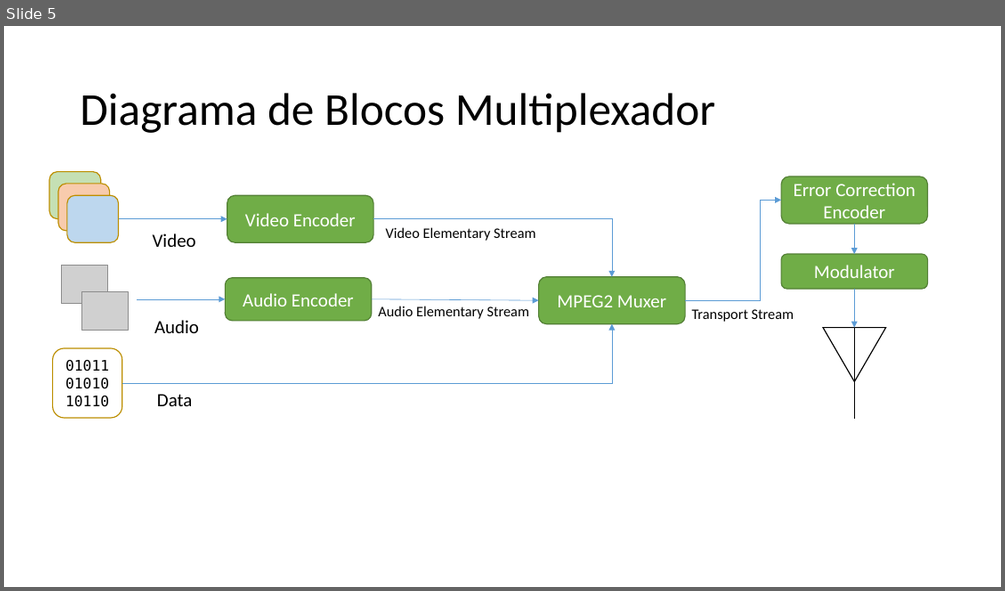
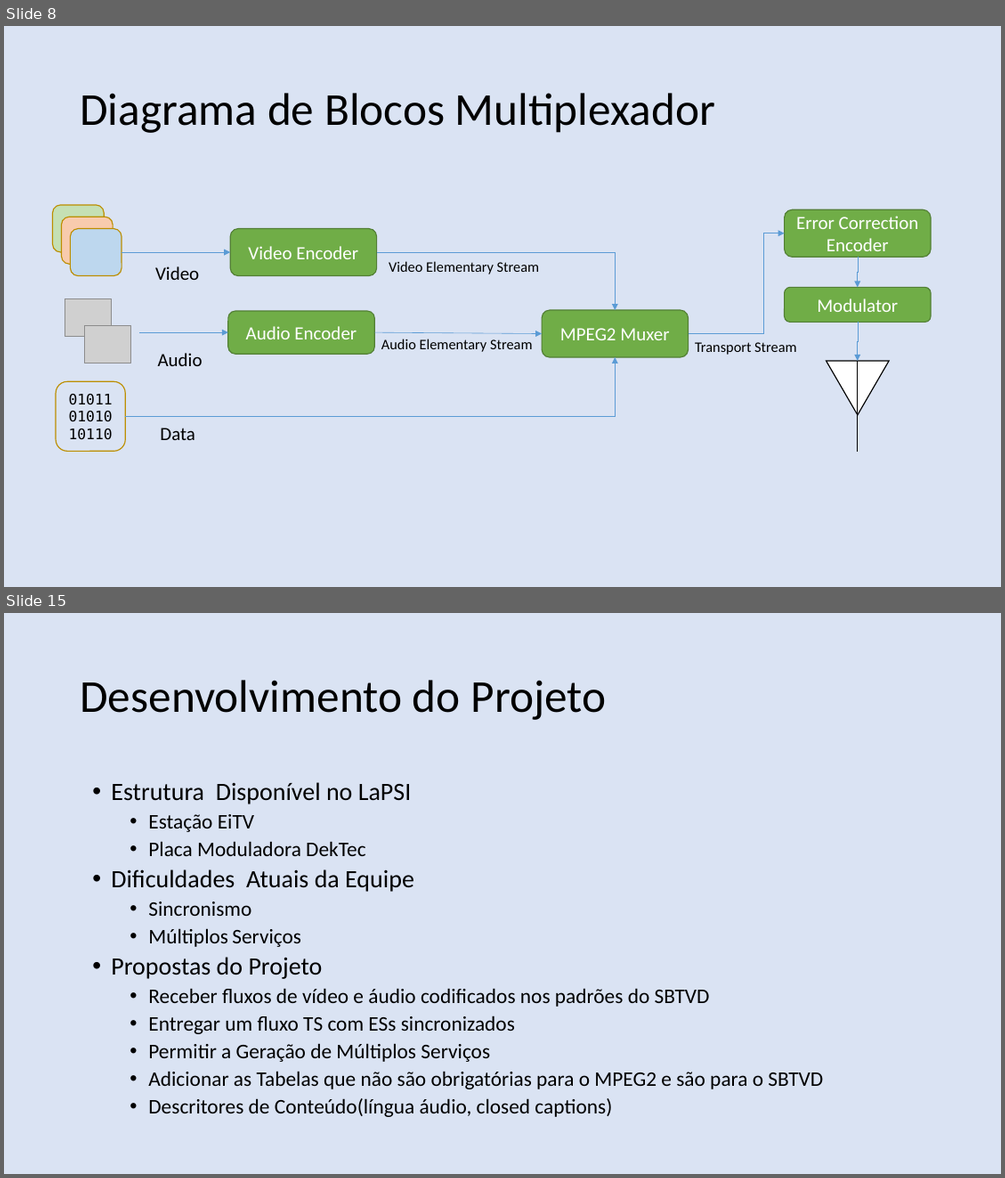
Before and after one commit to nasall2/TCC, a slide deck: relatorio/abntex2-modelos-1.9.2/figuras/apresentacao.pptx. Shown one above the other, each under a label of ours: slide 5 before the commit, slides 8 and 15 after it; the slides between them are not shown. The pictures are 1005x591 and 1005x1178 pixels, drawn with LibreOffice and Linux fonts; fonts in the diff are those of the drawing; grey boxes stand for pictures. Boxes give left, top, right and bottom in pixels: in the first picture for what was removed or moved away, otherwise in the second. Text is boxed around its words. In the diff, an @@ line names an element or a change of style, - is before the commit and + after.

```diff
--- a/relatorio/abntex2-modelos-1.9.2/figuras/apresentacao.pptx
+++ b/relatorio/abntex2-modelos-1.9.2/figuras/apresentacao.pptx
@@ slide 15 added at (4,613,1001,1174), background #DAE3F3 @@
@@ text added at (80,680,607,720), 44 pt, text #000000 @@
+Desenvolvimento do Projeto
@@ text added at (111,782,823,1117), 20 pt, text #000000 @@
+• Estrutura Disponível no LaPSI
+  • Estação EiTV
+  • Placa Moduladora DekTec
+• Dificuldades Atuais da Equipe
+  • Sincronismo
+  • Múltiplos Serviços
+• Propostas do Projeto
+  • Receber fluxos de vídeo e áudio codificados nos padrões do SBTVD
+  • Entregar um fluxo TS com ESs sincronizados
+  • Permitir a Geração de Múltiplos Serviços
+  • Adicionar as Tabelas que não são obrigatórias para o MPEG2 e são para o SBTVD
+  • Descritores de Conteúdo(língua áudio, closed captions)
@@ what was slide 5 is now slide 8 @@
@@ slide 8 changed as well @@
@@ background #FFFFFF to #DAE3F3 @@
@@ 4 rounded rectangles, 3 texts, 3 elbow arrows: place and size @@
-4 rounded rectangles, 3 texts, 3 elbow arrows at (67,176,928,406)
+4 rounded rectangles, 3 texts, 3 elbow arrows at (71,210,931,440)
@@ 5 rounded rectangles, 3 texts, 3 arrows, 2 pictures, 2 elbow arrows, 1 triangle, 1 line: place and size @@
-5 rounded rectangles, 3 texts, 3 arrows, 2 pictures, 2 elbow arrows, 1 triangle, 1 line at (49,172,928,418)
+5 rounded rectangles, 3 texts, 3 arrows, 2 pictures, 2 elbow arrows, 1 triangle, 1 line at (53,205,931,451)
```
Also in this commit, not shown: 6 other slides changed, 7 other slides added, 2 slides removed, 4 other files.
